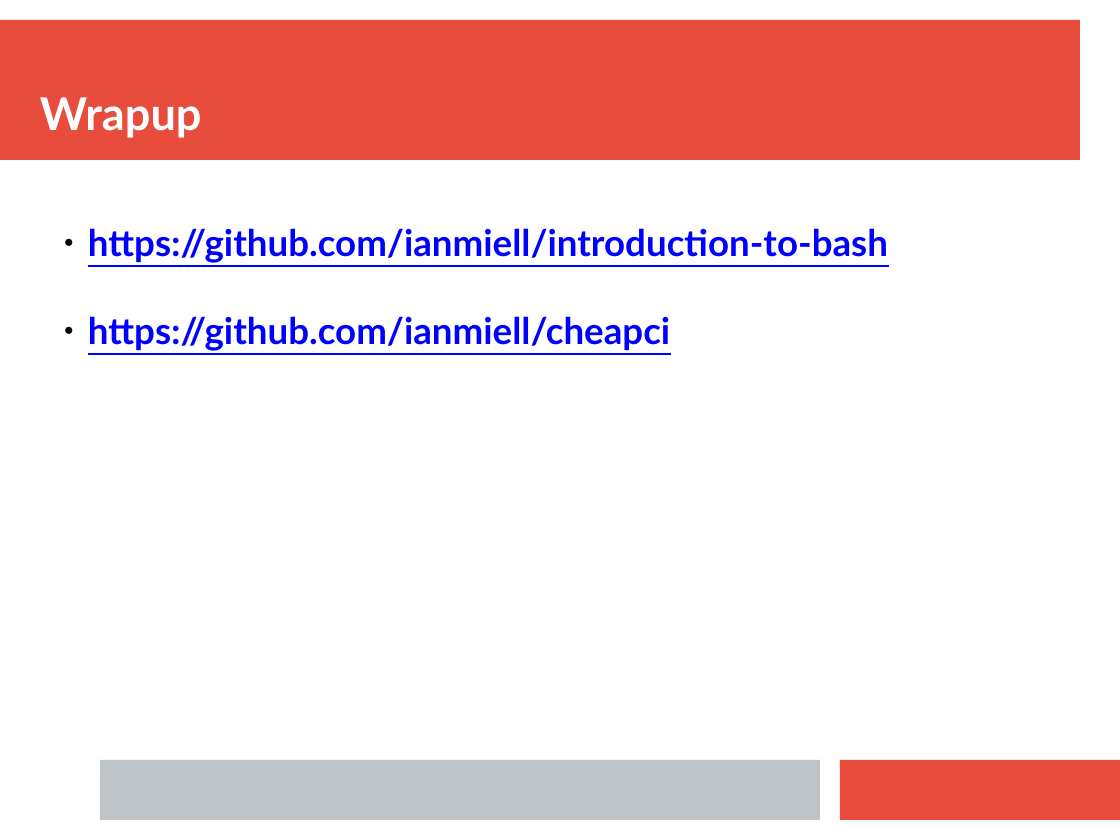
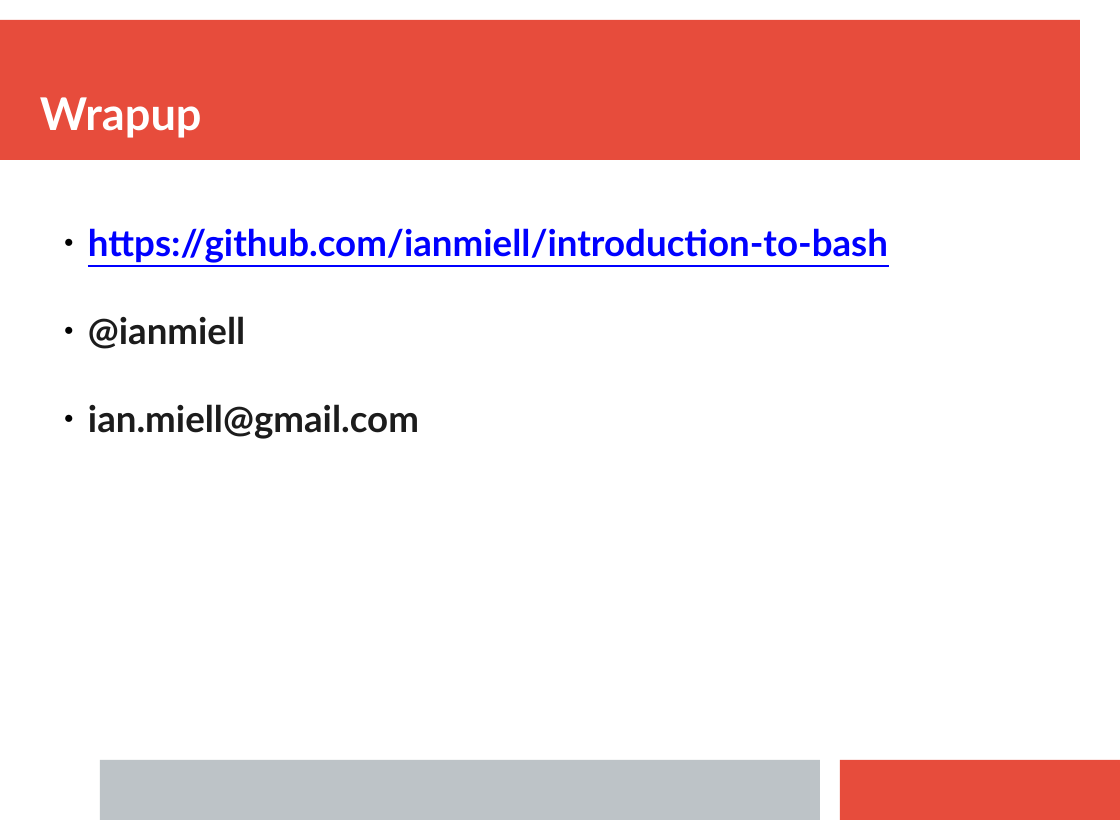
Before and after one commit to ianmiell/introduction-to-bash, a slide deck: slide 100 of slides/introduction_to_bash.pptx (slide 107 before the commit). Drawn at 1120x840 pixels with LibreOffice and Linux fonts; fonts in the diff are those of the drawing. Boxes give left, top, right and bottom in pixels: in the first picture for what was removed or moved away, otherwise in the second. Text is boxed around its words. In the diff, an @@ line names an element or a change of style, - is before the commit and + after.

```diff
--- a/slides/introduction_to_bash.pptx
+++ b/slides/introduction_to_bash.pptx
@@ text at (88, 316, 419, 439): text changed; text colour #0000FF to #1C1C1C @@
-  ● https://github.com/ianmiell/cheapci
+  ● @ianmiell
+  ● ian.miell@gmail.com
```
Also in this commit, not shown: 13 other slides changed, 1 slide added, 8 slides removed, 1 other file.
